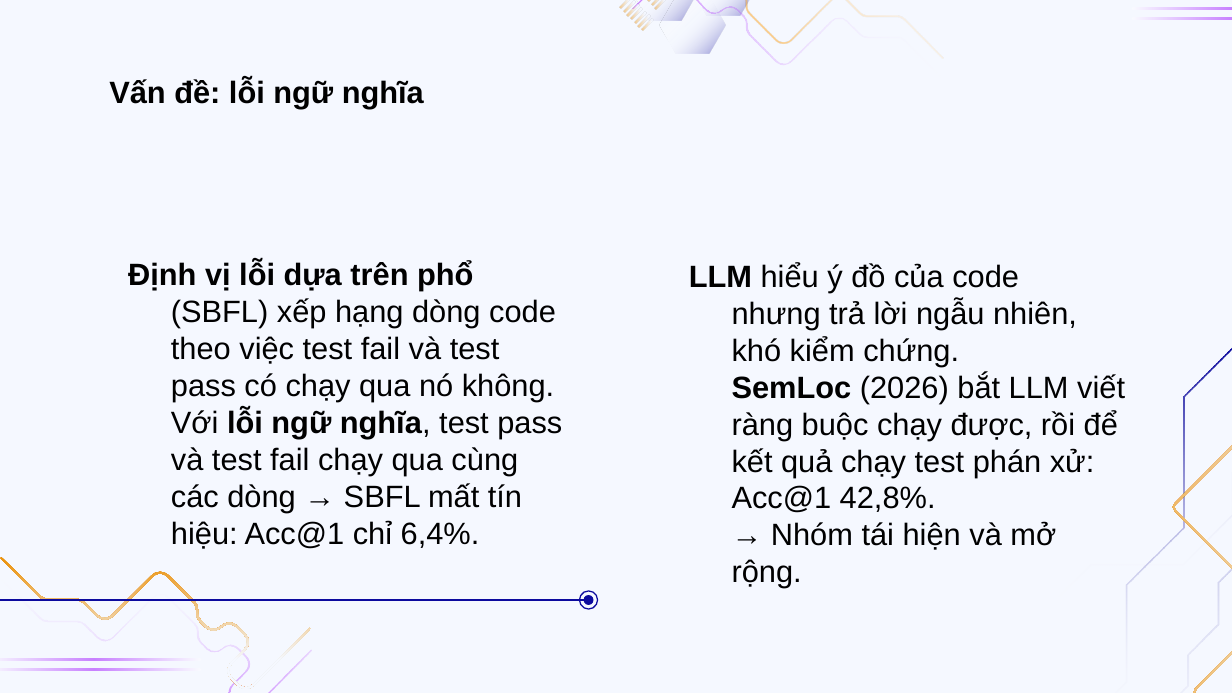
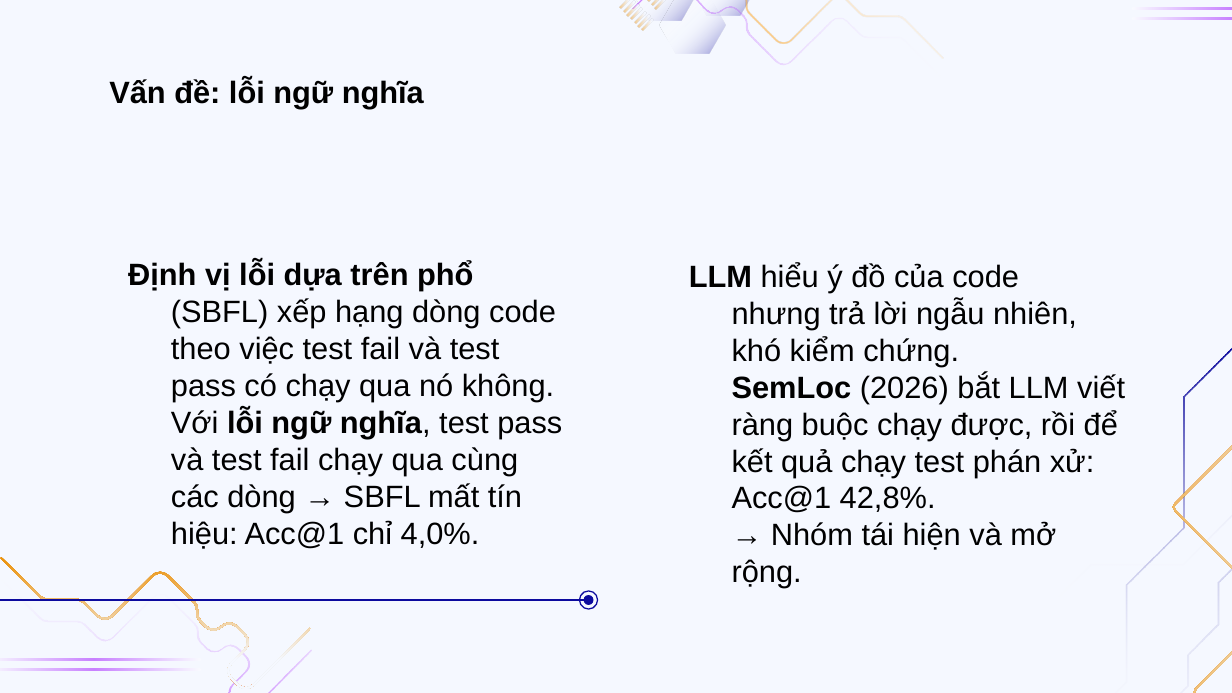
Before and after one commit to doanan293/grounded-or-guessed, a slide deck: slide 4 of docs/presentation/bao-cao-lan-1.pptx. Drawn at 1232x693 pixels with LibreOffice and Linux fonts; fonts in the diff are those of the drawing; background and template pictures are left out. Boxes give left, top, right and bottom in pixels: in the first picture for what was removed or moved away, otherwise in the second. Text is boxed around its words. In the diff, an @@ line names an element or a change of style, - is before the commit and + after.

Commit message:
docs: final-review fixes (top-1 guessed by construction everywhere, Acc@5 direction caveat, execution-evidence wording on slides, glossary longtable, head height)

```diff
--- a/docs/presentation/bao-cao-lan-1.pptx
+++ b/docs/presentation/bao-cao-lan-1.pptx
@@ subtitle at bbox=[128, 261, 562, 549]: text changed @@
-Định vị lỗi dựa trên phổ
-(SBFL) xếp hạng dòng code
-theo việc test fail và test
-pass có chạy qua nó không.
-Với lỗi ngữ nghĩa, test pass
-và test fail chạy qua cùng
-các dòng → SBFL mất tín
-hiệu: Acc@1 chỉ 6,4%.
+Định vị lỗi dựa trên phổ
+(SBFL) xếp hạng dòng code
+theo việc test fail và test
+pass có chạy qua nó không.
+Với lỗi ngữ nghĩa, test pass
+và test fail chạy qua cùng
+các dòng → SBFL mất tín
+hiệu: Acc@1 chỉ 4,0%.
```
Also in this commit, not shown: 5 other slides changed, 15 other files.
